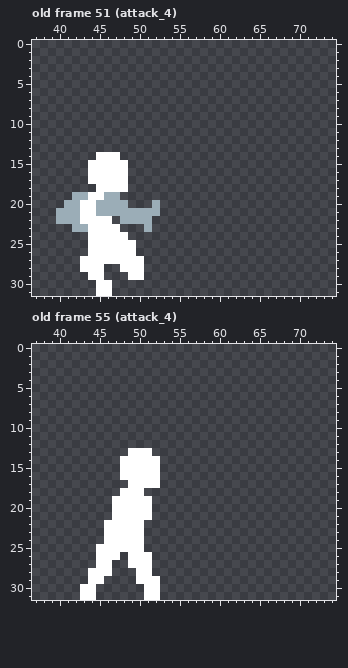
A pixel-art file gets an edit: Assets/Resources/Sprites/player.aseprite. Above: the version before the commit.
96x32 pixels, 63 frames. Colours within 5 levels of each other are drawn and written as one. Shown: old frame 51 (attack_4): x 37..74, y 0..31; old frame 55 (attack_4): x 37..74, y 0..31. The commit also changed other frames, which this record leaves out.
After the commit:
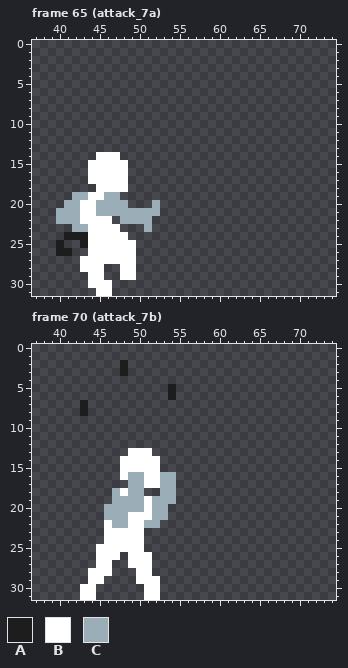
Palette (. is transparent): A #1d1d1d  B #ffffff  C #9badb7
A new or re-ordered frame is compared with the old frame closest to it.
Diff:
frames 63 -> 71
Frame 65 (attack_7a) is new; against old frame 51 (attack_4), layers "motion", "base":
y 24: x 41..43 ... -> AAA
y 25: x 40 . -> A; x 43 . -> A
y 26: x 40..41 .. -> AA
y 27..28: x 50 B -> .
y 29: x 48 . -> B; x 50 B -> .
y 30: x 44 . -> B
Frame 70 (attack_7b) is new; against old frame 55 (attack_4), layers "motion", "arms":
y 2..3: x 48 . -> A
y 5..6: x 54 . -> A
y 7..8: x 43 . -> A
y 16..17: x 49..50 BB -> CC; x 53..54 .. -> CC
y 18: x 47 . -> C; x 49..50 BB -> CC; x 53..54 .. -> CC
y 19: x 47..50 BBBB -> CCCC; x 52..54 ... -> CCC
y 20: x 46..50 .BBBB -> CCCCC; x 52..53 .. -> CC
y 21: x 46..48 .BB -> CCC; x 52..53 .. -> CC
y 22: x 47..48 BB -> CC; x 51..52 .. -> CC
Changed places in both pictures, as pixel boxes (x1, y1, x2, y2):
changed: (56, 232, 144, 288)
added: (80, 360, 128, 416)
added: (168, 384, 176, 400)
changed: (104, 472, 176, 528)
